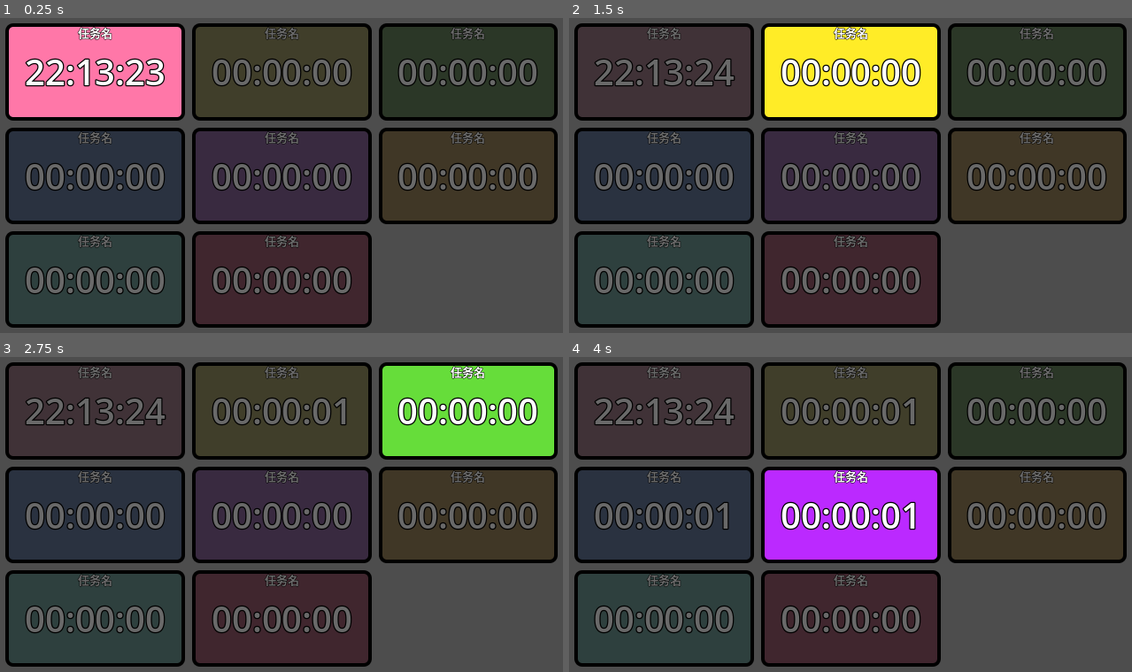
Above: before the commit, frames 1-4 (two rows, left to right).
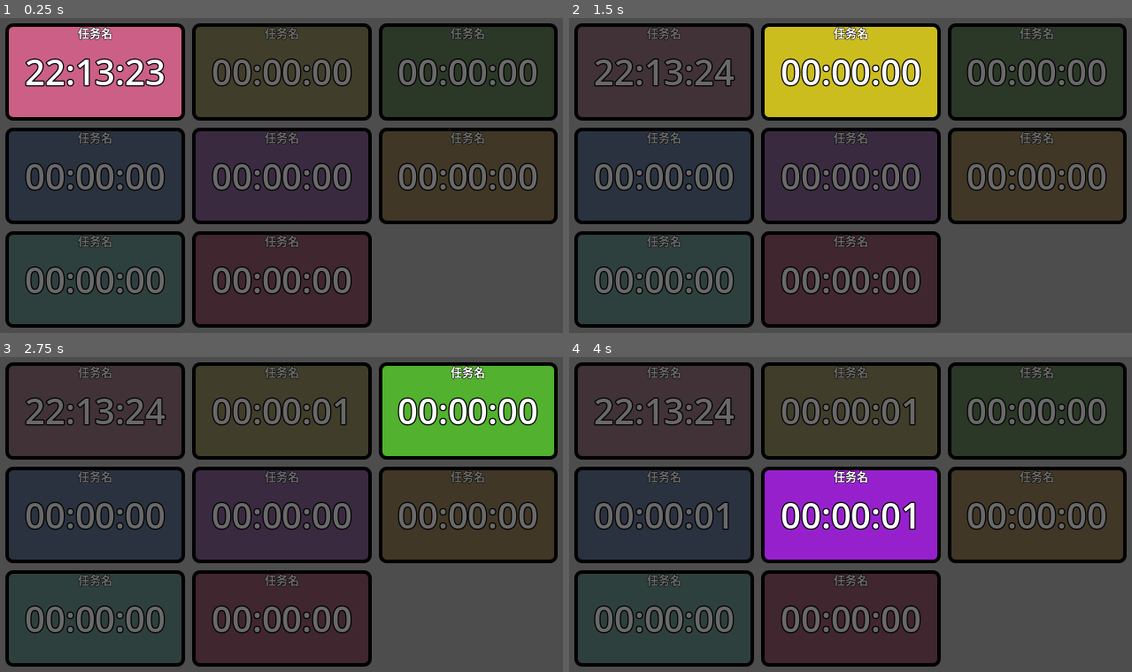
Above: after the commit, the same moments.

Repository: febilly/timer
Game: Godot game, scene res://main.tscn
Two runs of this game, one before a commit and one after it. Both use one fixed random seed, a clock stepped at 60 frames per second and the inputs below.
Inputs (mouse positions are in pixels of both pictures, inside the frame that each line leads up to):
- Up to frame 1 (0.25 s): no input
- Up to frame 2 (1.5 s): click (664, 71) at 0.5 s; click (850, 71) at 1.25 s
- Up to frame 3 (2.75 s): click (467, 410) at 2 s
- Up to frame 4 (4 s): click (664, 514) at 2.75 s; click (850, 514) at 3.5 s

The runs differ from the first frame. In frame 1, 7.5% of the frame differs, in the area x 1-33%, y 2-32%; in frame 2, 7.3%; in frame 3, 7.3%; in frame 4, 7.3%.

Commit message:
降低计时器在激活状态时的颜色的亮度到80%

Diff:
--- a/Scripts/timer_button.gd
+++ b/Scripts/timer_button.gd
@@ -74,8 +74,10 @@
 	style_box.bg_color = hover_color
 	add_theme_stylebox_override("hover", style_box)
 
+	var pressed_color: Color = color
+	pressed_color.v *= 0.8
 	style_box = base_style_box.duplicate()
-	style_box.bg_color = color
+	style_box.bg_color = pressed_color
 	add_theme_stylebox_override("pressed", style_box)
 	add_theme_stylebox_override("hover_pressed", style_box)
 
